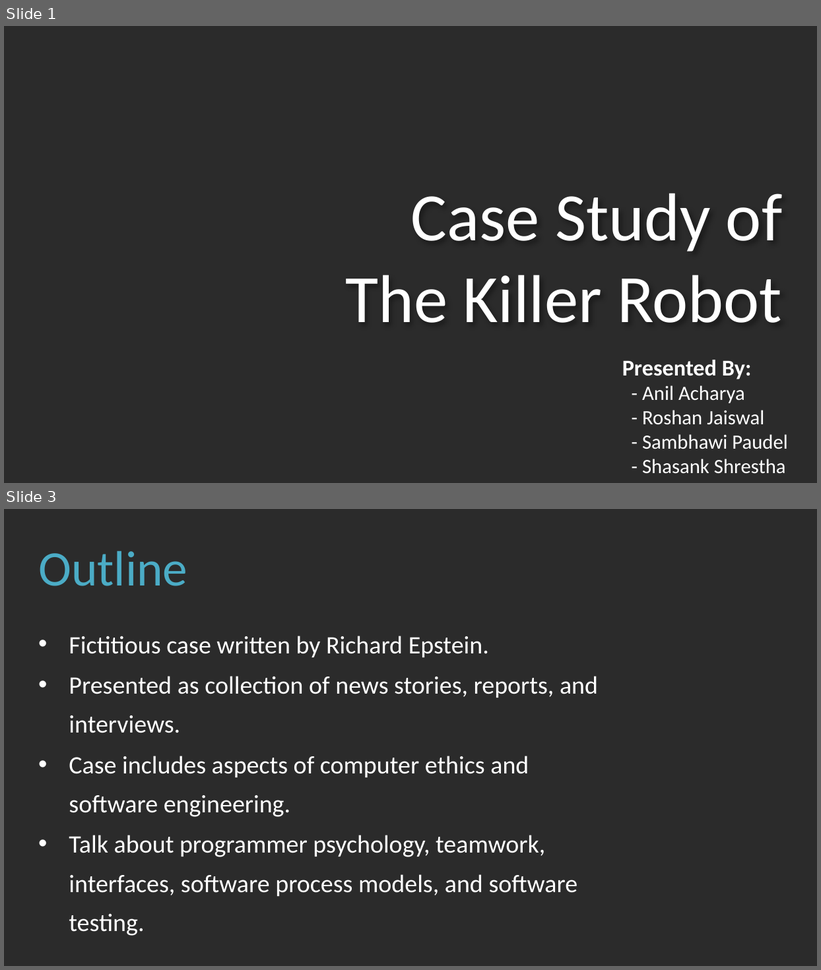
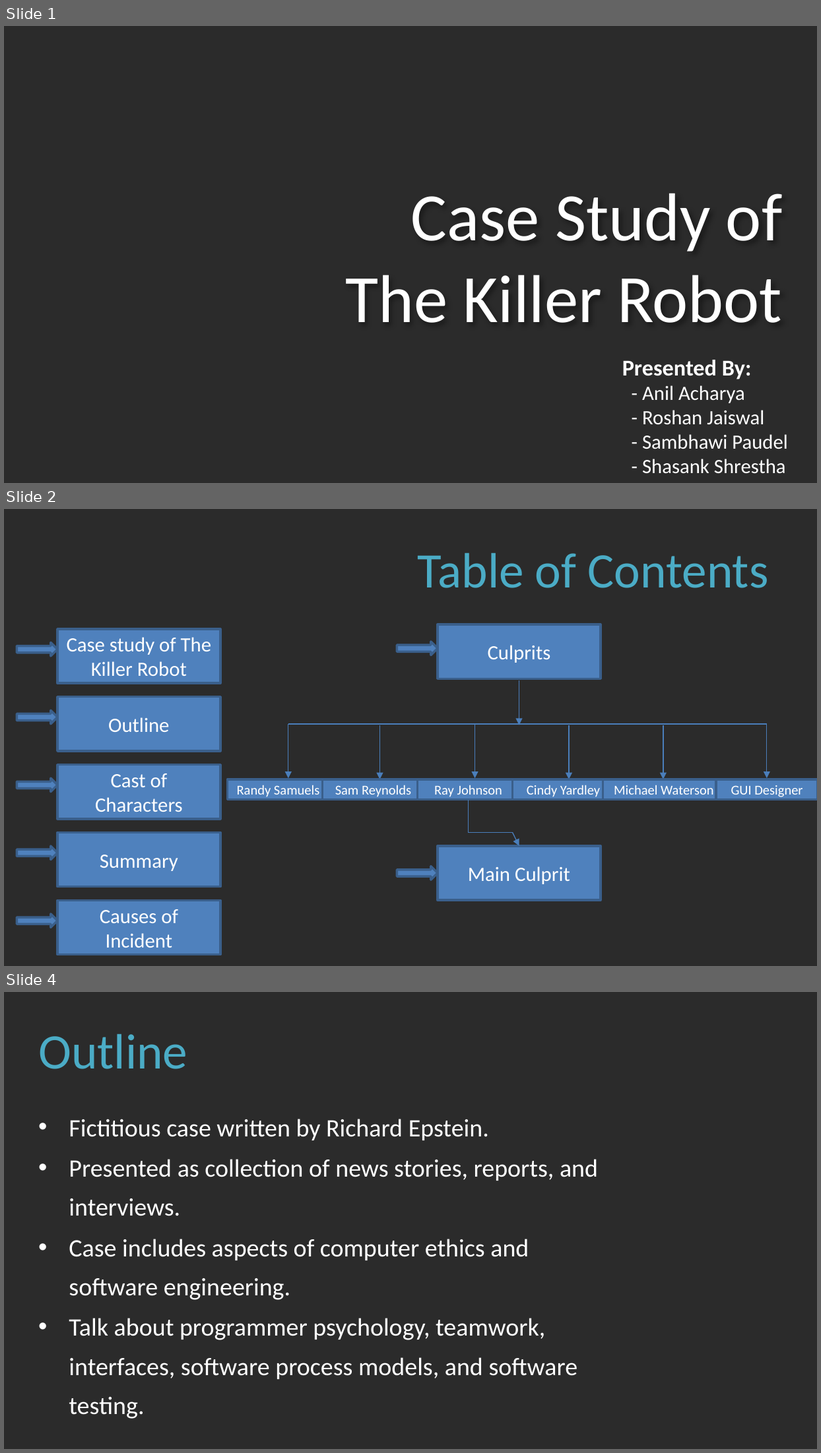
Before and after one commit to anil4956/HI, a slide deck: Killer Fish/Killer Robot.pptx. Shown one above the other, each under a label of ours: slides 1 and 3 before the commit, slides 1, 2 and 4 after it; the slides between them are not shown. The pictures are 821x970 and 821x1453 pixels, drawn with LibreOffice and Linux fonts; fonts in the diff are those of the drawing; background and template pictures are left out; a plain dark background stands for a picture behind light text. Boxes give left, top, right and bottom in pixels: in the first picture for what was removed or moved away, otherwise in the second. Text is boxed around its words. In the diff, an @@ line names an element or a change of style, - is before the commit and + after.

Commit message:
Changes

```diff
--- a/Killer Fish/Killer Robot.pptx
+++ b/Killer Fish/Killer Robot.pptx
@@ slide 2 added at (4,509,817,966), background picture (left out) @@
@@ text added at (418,553,769,588), 44 pt, text #4BACC6 @@
+Table of Contents
@@ rectangle added at (438,625,600,679), fill #4F81BD, outline #3A5F8C 2 pt, 18 pt, text #FFFFFF @@
+Culprits
@@ right arrow added at (17,642,57,656), fill #4F81BD, outline #3A5F8C 2 pt @@
@@ rectangle added at (57,629,220,684), fill #4F81BD, outline #3A5F8C 2 pt, 18 pt, text #FFFFFF @@
+Case study of The Killer Robot
@@ right arrow added at (397,642,438,656), fill #4F81BD, outline #3A5F8C 2 pt @@
@@ arrow added from (519, 681) to (519, 725), #4B7EBC 0.75 pt @@
@@ rectangle added at (57,697,220,751), fill #4F81BD, outline #3A5F8C 2 pt, 18 pt, text #FFFFFF @@
+Outline
@@ right arrow added at (17,711,57,724), fill #4F81BD, outline #3A5F8C 2 pt @@
@@ line added from (547, 724) to (288, 724), #4B7EBC 0.75 pt @@
@@ arrow added from (288, 724) to (288, 778), #4B7EBC 0.75 pt @@
@@ arrow added from (380, 725) to (380, 780), #4B7EBC 0.75 pt @@
@@ arrow added from (475, 724) to (475, 778), #4B7EBC 0.75 pt @@
@@ line added from (768, 724) to (547, 724), #4B7EBC 0.75 pt @@
@@ arrow added from (569, 725) to (569, 780), #4B7EBC 0.75 pt @@
@@ arrow added from (663, 725) to (663, 780), #4B7EBC 0.75 pt @@
@@ arrow added from (767, 724) to (767, 778), #4B7EBC 0.75 pt @@
@@ rectangle added at (57,765,220,820), fill #4F81BD, outline #3A5F8C 2 pt, 18 pt, text #FFFFFF @@
+Cast of Characters
@@ right arrow added at (17,778,57,792), fill #4F81BD, outline #3A5F8C 2 pt @@
@@ rectangle added at (228,780,329,800), fill #4F81BD, outline #3A5F8C 2 pt, 12 pt, text #FFFFFF @@
+Randy Samuels
@@ rectangle added at (323,780,424,800), fill #4F81BD, outline #3A5F8C 2 pt, 12 pt, text #FFFFFF @@
+Sam Reynolds
@@ rectangle added at (418,780,519,800), fill #4F81BD, outline #3A5F8C 2 pt, 12 pt, text #FFFFFF @@
+Ray Johnson
@@ rectangle added at (513,780,614,800), fill #4F81BD, outline #3A5F8C 2 pt, 12 pt, text #FFFFFF @@
+Cindy Yardley
@@ rectangle added at (603,780,725,800), fill #4F81BD, outline #3A5F8C 2 pt, 12 pt, text #FFFFFF @@
+Michael Waterson
@@ rectangle added at (716,780,817,800), fill #4F81BD, outline #3A5F8C 2 pt, 12 pt, text #FFFFFF @@
+GUI Designer
@@ line added from (468, 800) to (468, 832), #4B7EBC 0.75 pt @@
@@ rectangle added at (57,832,220,887), fill #4F81BD, outline #3A5F8C 2 pt, 18 pt, text #FFFFFF @@
+Summary
@@ line added from (468, 832) to (513, 832), #4B7EBC 0.75 pt @@
@@ arrow added from (513, 832) to (519, 846), #4B7EBC 0.75 pt @@
@@ right arrow added at (17,846,57,860), fill #4F81BD, outline #3A5F8C 2 pt @@
@@ rectangle added at (438,846,600,901), fill #4F81BD, outline #3A5F8C 2 pt, 18 pt, text #FFFFFF @@
+Main Culprit
@@ right arrow added at (397,867,438,881), fill #4F81BD, outline #3A5F8C 2 pt @@
@@ rectangle added at (57,901,220,955), fill #4F81BD, outline #3A5F8C 2 pt, 18 pt, text #FFFFFF @@
+Causes of Incident
@@ right arrow added at (17,914,57,927), fill #4F81BD, outline #3A5F8C 2 pt @@
@@ what was slide 3 is now slide 4 @@
```
Also in this commit, not shown: 1 slide changed.
